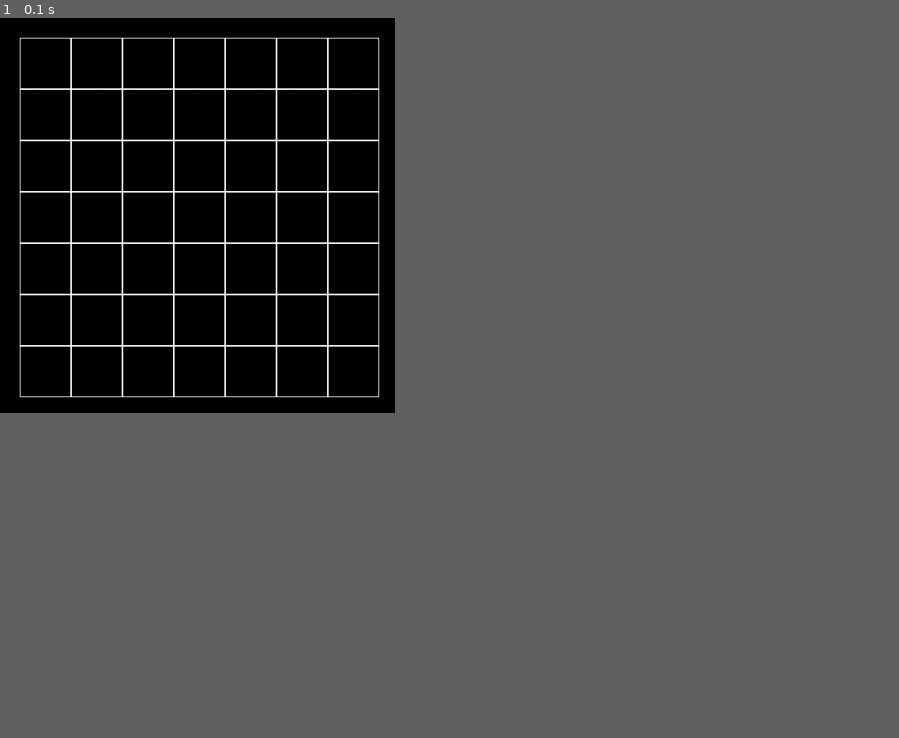
Above: before the commit, frame 1.
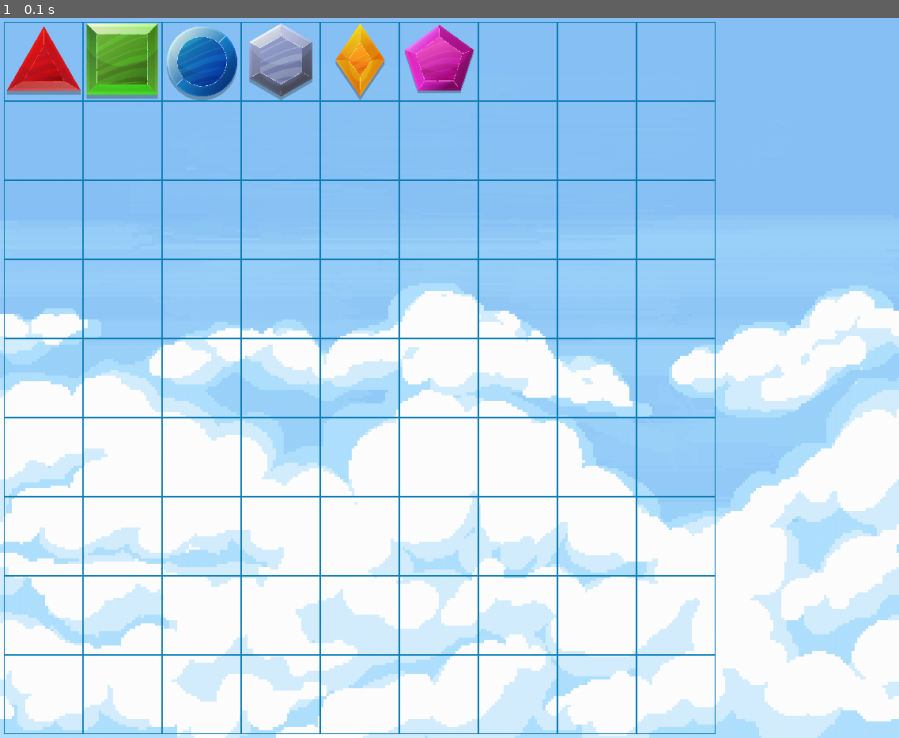
Above: after the commit, the same moment.

Repository: ArturKL/PyGameProject
Game: pygame game, started from main.py
Same seed, same stepped clock (60 frames per second), same inputs: the game is played once before the commit and once after it.
Inputs:
- Up to frame 1 (0.1 s): no input
In our replay, the window is 395x395 before the commit and 899x720 after it. These sizes can differ from the game's own. Grey fills any space a smaller window leaves; there, only what the larger window draws over its background counts as a difference.

The runs differ from the first frame. In frame 1, 69% of the frame differs, in the area x 0-100%, y 0-100%.

Commit message:
Добавлены спрайты Класс Crystal

Diff:
--- a/main.py
+++ b/main.py
@@ -1,8 +1,18 @@
 import pygame
-from random import choice
+import random
+import os
 pygame.init()
-size = width, height = 500, 500
-screen = pygame.display.set_mode(size)
+SIZE = WIDTH, HEIGHT = 1137, 910
+screen = pygame.display.set_mode(SIZE)
+CELL_SIZE = 100
+WHITE = pygame.Color('white')
+BOARD_COLOR = (13, 127, 184)
+
+
+def load_image(name):
+    fullname = os.path.join('data', name)
+    image = pygame.image.load(fullname).convert_alpha()
+    return image
 
 
 class Board:
@@ -10,14 +20,19 @@
         self.width = width
         self.height = height
         self.board = [[] for i in range(width)]
-        print(self.board)
         for i in range(width):
             for _ in range(height):
-                self.board[i].append(choice([0, 1]))
+                self.board[i].append(random.choice([0, 1]))
         self.left = 10
         self.top = 10
         self.cell_size = 30
         self.turn = 1
+        Crystal(1, (0, 0))
+        Crystal(2, (1, 0))
+        Crystal(3, (2, 0))
+        Crystal(4, (3, 0))
+        Crystal(5, (4, 0))
+        Crystal(6, (5, 0))
 
     def set_view(self, left, top, cell_size):
         self.left = left
@@ -33,7 +48,7 @@
                     if x <= check[0] <= x + self.cell_size and y <= check[1] <= y + self.cell_size:
                         return i, j
                 rect = pygame.Rect(x, y, self.cell_size, self.cell_size)
-                pygame.draw.rect(screen, pygame.Color('white'), rect, 1)
+                pygame.draw.rect(screen, BOARD_COLOR, rect, 1)
 
     def get_click(self, pos):
         cell = self.get_cell(pos)
@@ -47,15 +62,43 @@
         pass
 
 
-board = Board(7, 7)
-board.set_view(25, 25, 65)
+c_images = {1: load_image('1.png'),
+            2: load_image('2.png'),
+            3: load_image('3.png'),
+            4: load_image('4.png'),
+            5: load_image('5.png'),
+            6: load_image('6.png')}
+c_sprites = pygame.sprite.Group()
+all_sprites = pygame.sprite.Group()
+
+
+class BackGround(pygame.sprite.Sprite):
+    def __init__(self):
+        super().__init__(all_sprites)
+        self.image = load_image('background.png')
+        self.image = pygame.transform.scale(self.image, SIZE)
+        self.rect = self.image.get_rect()
+
+
+class Crystal(pygame.sprite.Sprite):
+    def __init__(self, c_type, pos):
+        super().__init__(c_sprites)
+        self.image = c_images[c_type]
+        self.image = pygame.transform.scale(self.image, (CELL_SIZE, CELL_SIZE))
+        self.rect = self.image.get_rect().move(pos[0] * CELL_SIZE + 5, pos[1] * CELL_SIZE + 5)
+
+
+board = Board(9, 9)
+board.set_view(5, 5, CELL_SIZE)
 running = True
+BackGround()
 while running:
     for event in pygame.event.get():
         if event.type == pygame.QUIT:
             running = False
         if event.type == pygame.MOUSEBUTTONUP:
             board.get_click(event.pos)
+    all_sprites.draw(screen)
     board.render()
+    c_sprites.draw(screen)
     pygame.display.flip()
-    screen.fill((0, 0, 0))
Binary file added: data/1.png
Binary file added: data/2.png
Binary file added: data/3.png
Binary file added: data/4.png
Binary file added: data/5.png
Binary file added: data/6.png
Binary file added: data/background.png
